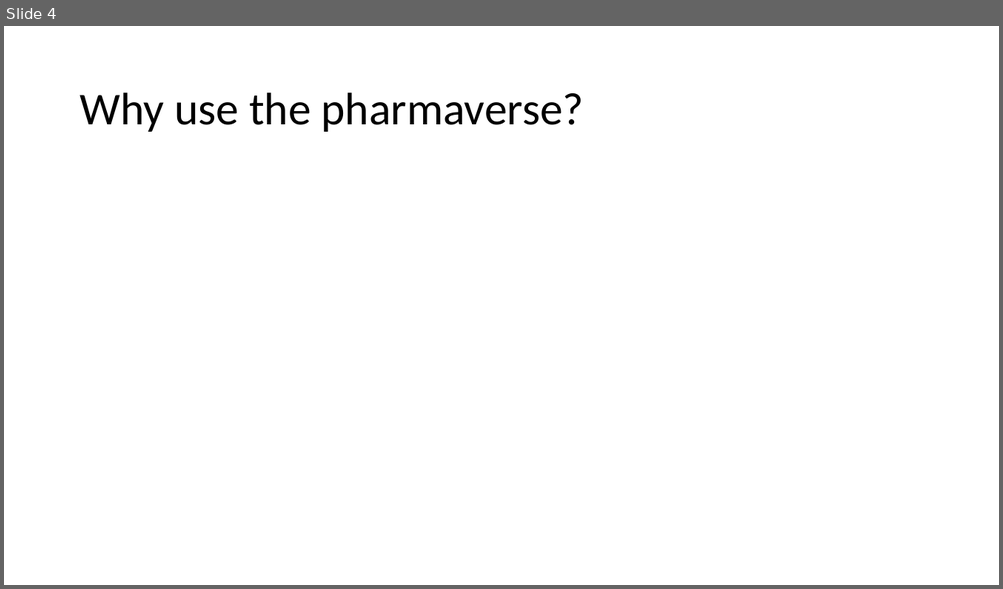
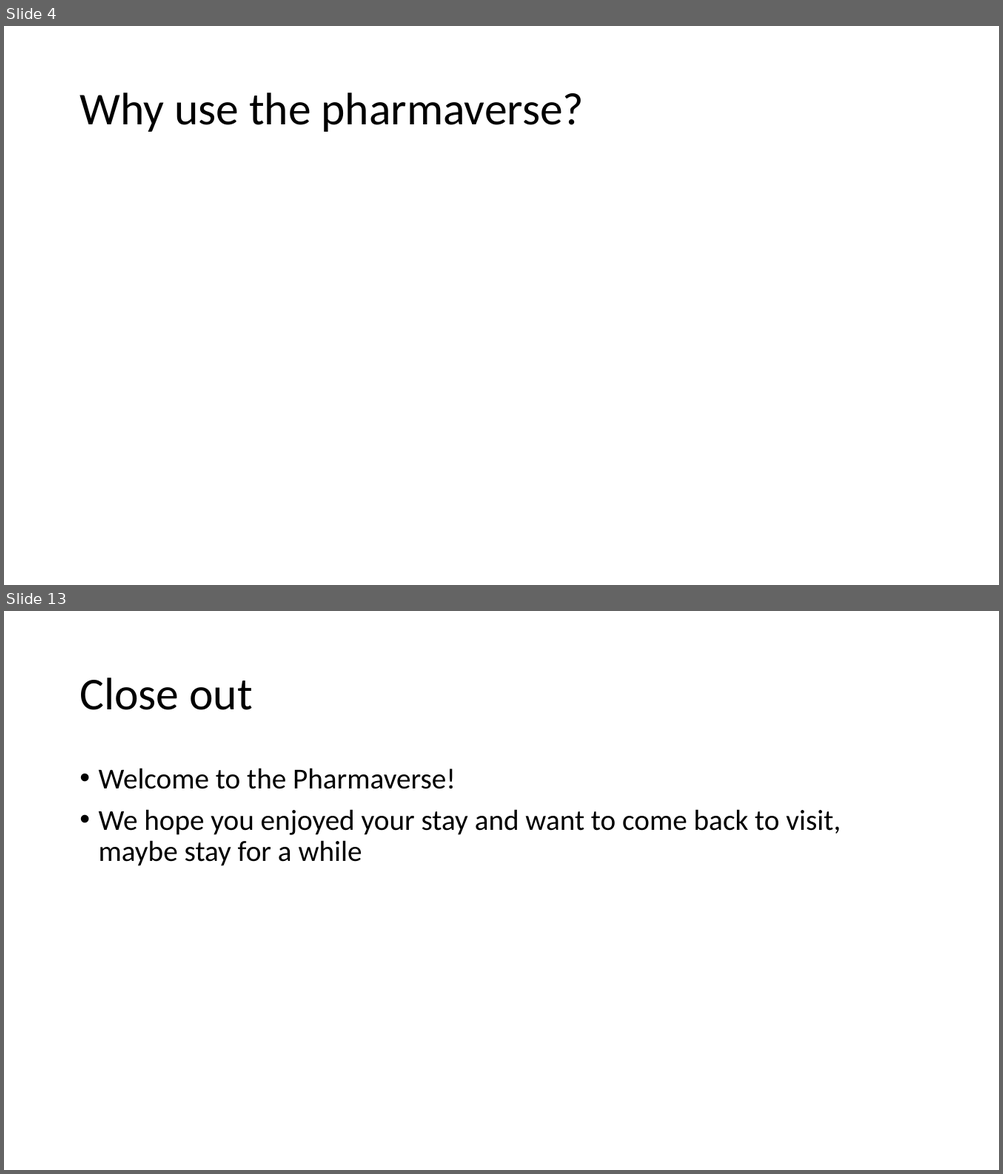
Before and after one commit to posit-conf-2023/r-pharma, a slide deck: 04-pharmaverse/04-Contributing_To_The_Pharmaverse.pptx. Shown one above the other, each under a label of ours: slide 4 before the commit, slides 4 and 13 after it; the slides between them are not shown. The pictures are 1003x589 and 1003x1174 pixels, drawn with LibreOffice and Linux fonts; fonts in the diff are those of the drawing. Boxes give left, top, right and bottom in pixels: in the first picture for what was removed or moved away, otherwise in the second. Text is boxed around its words. In the diff, an @@ line names an element or a change of style, - is before the commit and + after.

```diff
--- a/04-pharmaverse/04-Contributing_To_The_Pharmaverse.pptx
+++ b/04-pharmaverse/04-Contributing_To_The_Pharmaverse.pptx
@@ slide 13 added at [4,611,999,1170], background #FFFFFF @@
@@ title added at [79,678,252,710], 44 pt, text #000000 @@
+Close out
@@ text added at [99,768,840,866], 28 pt, text #000000 @@
+• Welcome to the Pharmaverse!
+• We hope you enjoyed your stay and want to come back to visit, maybe stay for a while
```
Also in this commit, not shown: 5 slides changed, 5 other slides added, 1 slide removed.
